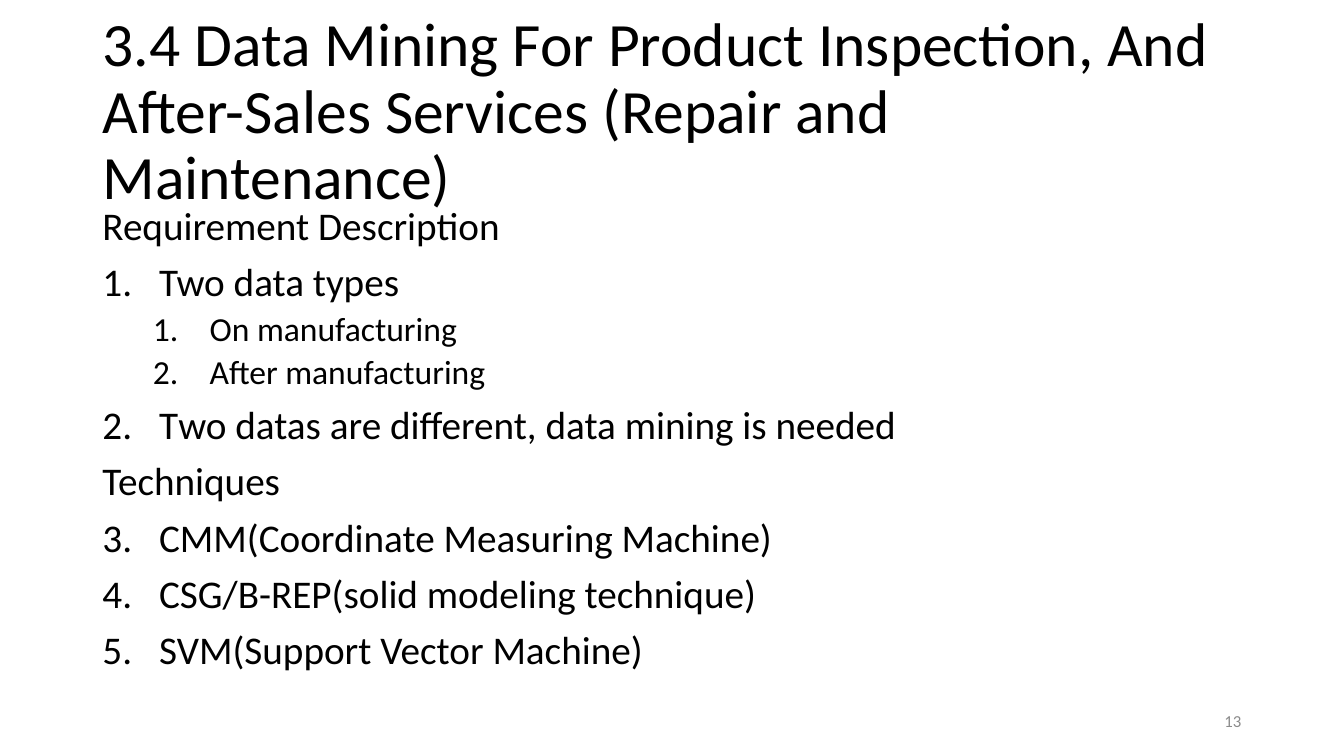
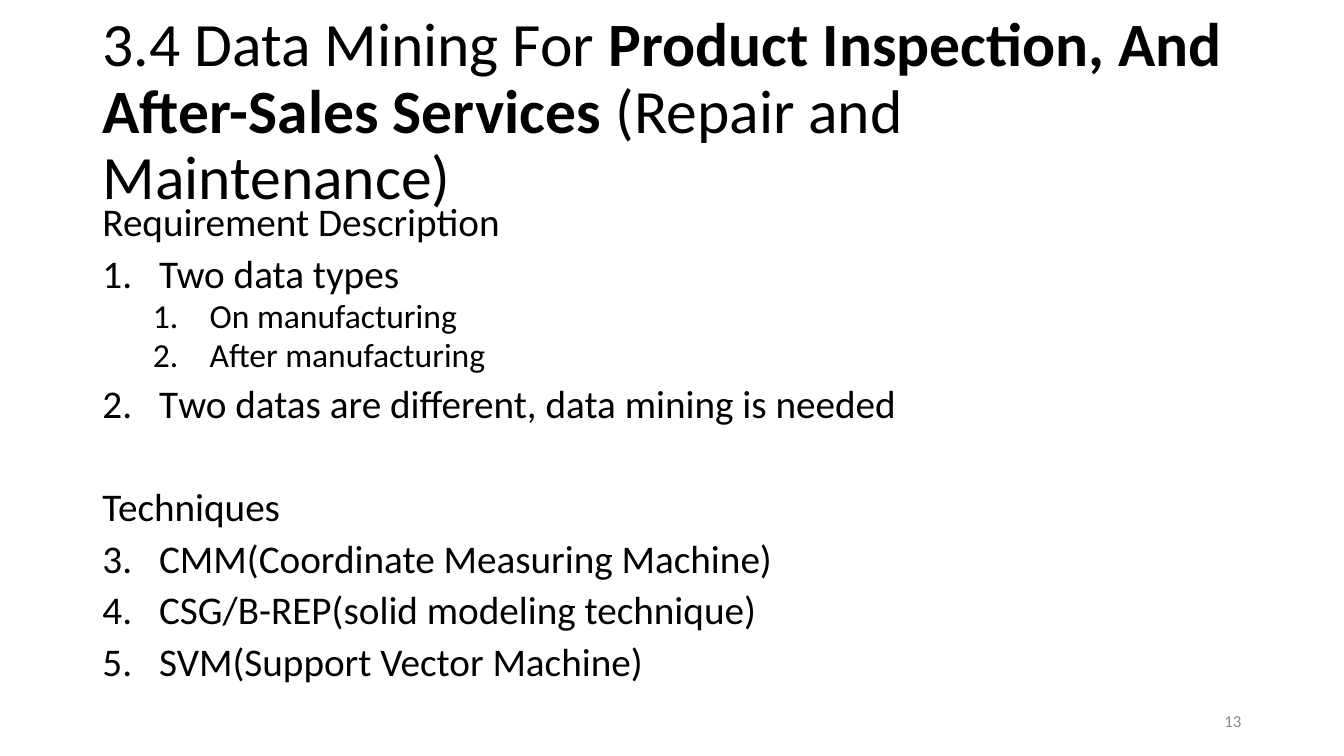
Before and after one commit to qkaTlehdrnf/ppt, a slide deck: slide 13 of 6.pptx. Drawn at 1344x756 pixels with LibreOffice and Linux fonts; fonts in the diff are those of the drawing. Boxes give left, top, right and bottom in pixels: in the first picture for what was removed or moved away, otherwise in the second. Text is boxed around its words. In the diff, an @@ line names an element or a change of style, - is before the commit and + after.

```diff
--- a/6.pptx
+++ b/6.pptx
@@ title "3.4 Data Mining For Product ..." at (102,22,1221,214): bold on in "Product Inspection, And After-Sales Services" @@
@@ text "Requirement Description" at (102,203,896,683): line spacing 0.9 to 0.8 @@
```
Also in this commit, not shown: 5 other slides changed.
